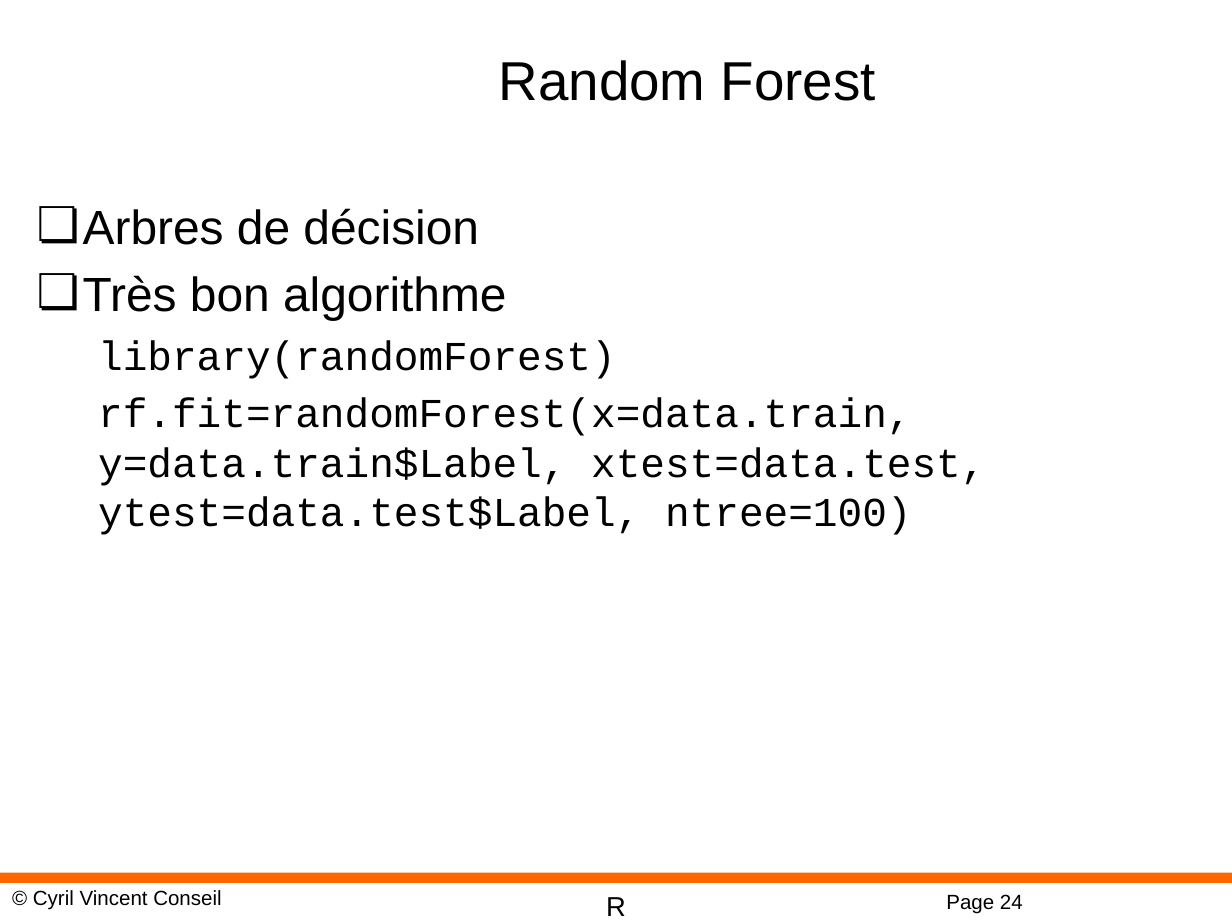
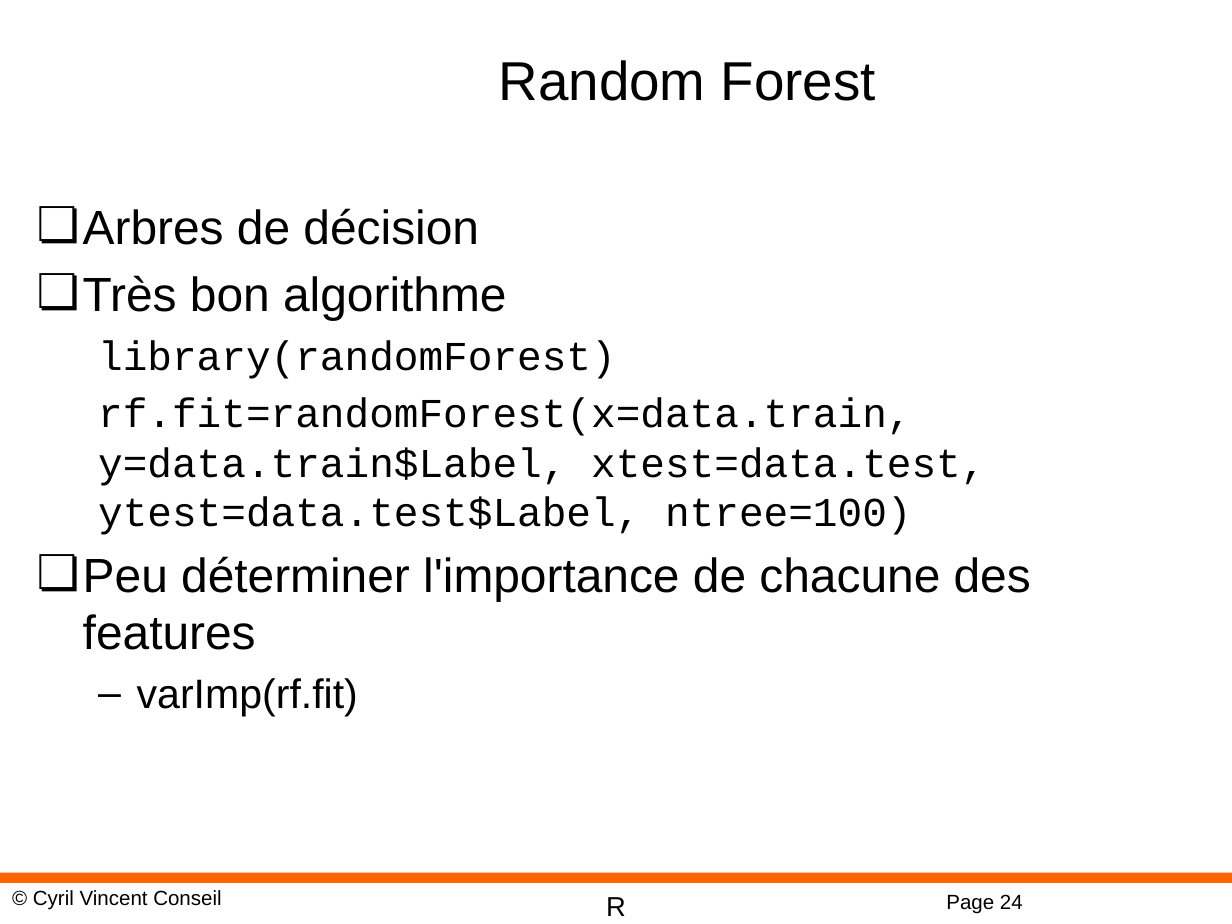
Before and after one commit to cyrilvincent/R, a slide deck: slide 24 of ppt/R-13-KNN.pptx. Drawn at 1232x924 pixels with LibreOffice and Linux fonts; fonts in the diff are those of the drawing; background and template pictures are left out. Boxes give left, top, right and bottom in pixels: in the first picture for what was removed or moved away, otherwise in the second. Text is boxed around its words. In the diff, an @@ line names an element or a change of style, - is before the commit and + after.

```diff
--- a/ppt/R-13-KNN.pptx
+++ b/ppt/R-13-KNN.pptx
@@ text at bbox=[83, 556, 1031, 716]: paragraphs added @@
+❏ Peu déterminer l'importance de chacune des features
+  – varImp(rf.fit)
```
Also in this commit, not shown: 1 slide removed, 2 other files.
